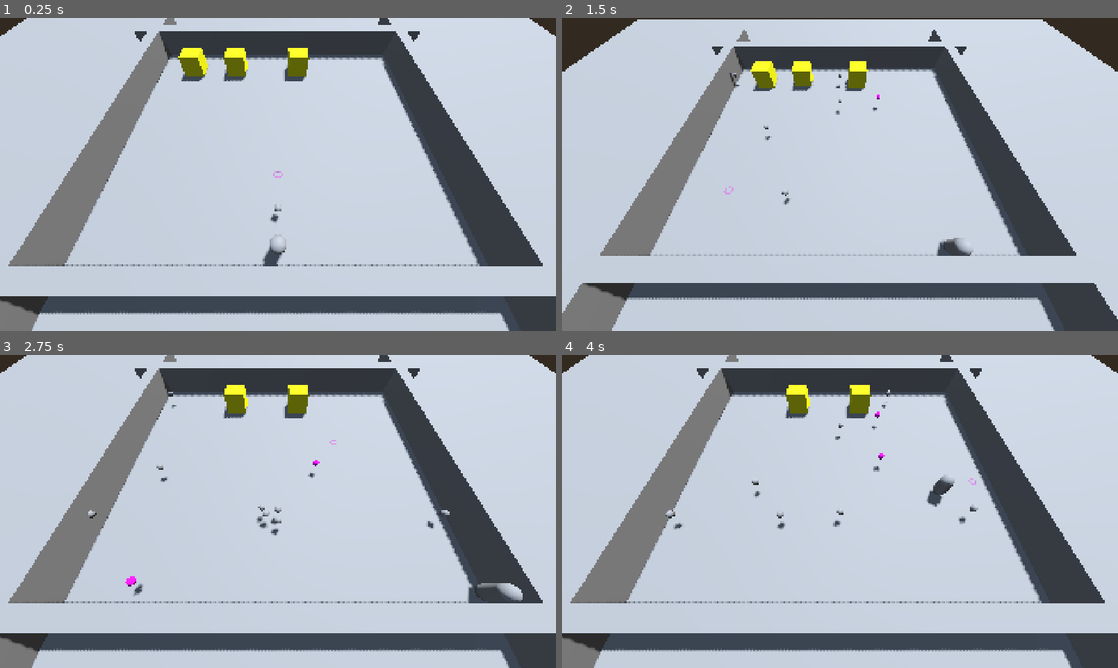
Above: before the commit, frames 1-4 (two rows, left to right).
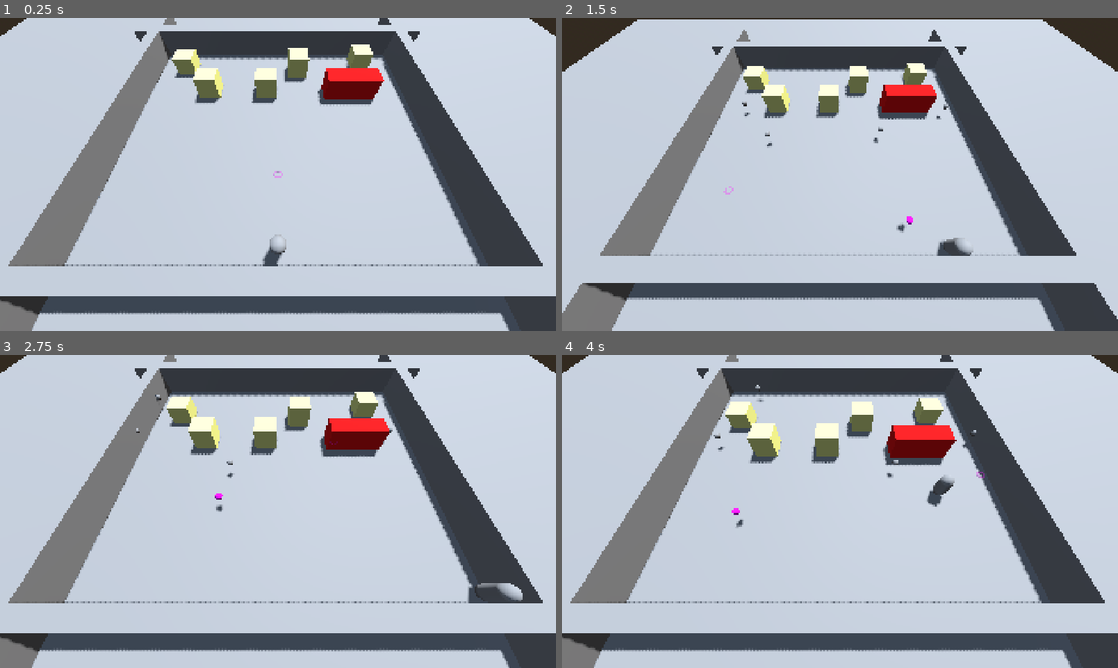
Above: after the commit, the same moments.

Repository: AndyDalaimo/godot_polymorphism_example
Game: Godot game, scene res://scenes/main.tscn
Two runs of this game, one before a commit and one after it. Both use one fixed random seed, a clock stepped at 60 frames per second and the inputs below.
Inputs (mouse positions are in pixels of both pictures, inside the frame that each line leads up to):
- Up to frame 1 (0.25 s): no input
- Up to frame 2 (1.5 s): tap Enter (ui_accept) at 0.5, 0.77 s; move the mouse to (962, 158) at 0.52 s; hold D (Right) 0.53-1.28 s; hold Space (Shoot) 0.53-1.28 s; click (962, 158) at 0.67 s; move the mouse to (728, 190) at 1.27 s; hold S (Down) from 1.28 s (still down); tap Mouse wheel down (CameraZoomDown) at 1.35 s; click (728, 190) at 1.42 s
- Up to frame 3 (2.75 s): tap Enter (ui_accept) at 1.52 s; tap Space (Shoot) at 1.55, 2.3 s; move the mouse to (333, 442) at 2.02 s; release S (Down) at 2.03 s; hold D (Right) from 2.03 s (still down); hold Mouse wheel up (CameraZoomUp) from 2.03 s (still down); click (333, 442) at 2.17 s
- Up to frame 4 (4 s): move the mouse to (812, 574) at 2.77 s; release D (Right) at 2.78 s; release Mouse wheel up (CameraZoomUp) at 2.78 s; hold W (Up) 2.78-3.53 s; tap Space (Shoot) at 2.85 s; click (812, 574) at 2.92 s; tap Enter (ui_accept) at 3.02, 3.77 s; move the mouse to (1006, 558) at 3.52 s; hold A (Left) from 3.53 s (still down); hold Space (Shoot) from 3.53 s (still down); click (1006, 558) at 3.67 s

The runs differ from the first frame. In frame 1, 3.8% of the frame differs, in the area x 30-70%, y 8-66%; in frame 2, 3.6%; in frame 3, 4.7%; in frame 4, 5.1%, in the area x 18-76%, y 9-56%.

Commit message:
Child Classes
Things done:
Created inherited Enemy and Special Ball

Things done;
Create more child classes of Special ball to show inheritance tree
Create other enemy types with overridden damage functions

Diff:
--- a/polymorphism-example/project.godot
+++ b/polymorphism-example/project.godot
@@ -12,7 +12,7 @@
 
 config/name="polymorphism_example"
 run/main_scene="uid://c0s3isv8f0jh2"
-config/features=PackedStringArray("4.6", "Mobile")
+config/features=PackedStringArray("4.7", "Mobile")
 config/icon="res://icon.svg"
 
 [display]
--- a/polymorphism-example/scenes/enemies/enemy/enemy.tscn
+++ b/polymorphism-example/scenes/enemies/enemy/enemy.tscn
@@ -2,32 +2,37 @@
 
 [ext_resource type="Script" uid="uid://k88insr8w1ba" path="res://src/enemy.gd" id="1_jlgdt"]
 
-[sub_resource type="BoxMesh" id="BoxMesh_1unhx"]
+[sub_resource type="PhysicsMaterial" id="PhysicsMaterial_jlgdt"]
+bounce = 1.0
+
+[sub_resource type="BoxShape3D" id="BoxShape3D_7ytu1"]
 size = Vector3(2, 2, 2)
 
-[sub_resource type="StandardMaterial3D" id="StandardMaterial3D_1unhx"]
-albedo_color = Color(1, 1, 0, 1)
+[sub_resource type="StandardMaterial3D" id="StandardMaterial3D_tbgi4"]
+albedo_color = Color(1, 1, 0.5764706, 1)
 
-[sub_resource type="PhysicsMaterial" id="PhysicsMaterial_1unhx"]
-bounce = 1.2
-
-[sub_resource type="BoxShape3D" id="BoxShape3D_7ytu1"]
-size = Vector3(1.9, 1.9, 1.9)
+[sub_resource type="BoxMesh" id="BoxMesh_7ytu1"]
+material = SubResource("StandardMaterial3D_tbgi4")
+size = Vector3(2, 2, 2)
 
 [sub_resource type="BoxShape3D" id="BoxShape3D_jlgdt"]
 size = Vector3(2.5, 2.5, 2.5)
 
-[node name="Enemy" type="MeshInstance3D" unique_id=195267312]
-mesh = SubResource("BoxMesh_1unhx")
-surface_material_override/0 = SubResource("StandardMaterial3D_1unhx")
+[node name="Enemy" type="RigidBody3D" unique_id=768984695]
+axis_lock_linear_y = true
+axis_lock_angular_x = true
+axis_lock_angular_y = true
+axis_lock_angular_z = true
+physics_material_override = SubResource("PhysicsMaterial_jlgdt")
+gravity_scale = 0.0
 script = ExtResource("1_jlgdt")
 
-[node name="StaticBody3D" type="StaticBody3D" parent="." unique_id=828340360]
-collision_layer = 17
-physics_material_override = SubResource("PhysicsMaterial_1unhx")
+[node name="CollisionShape3D" type="CollisionShape3D" parent="." unique_id=1028938486]
+shape = SubResource("BoxShape3D_7ytu1")
 
-[node name="CollisionShape3D" type="CollisionShape3D" parent="StaticBody3D" unique_id=1028938486]
-shape = SubResource("BoxShape3D_7ytu1")
+[node name="MeshInstance3D" type="MeshInstance3D" parent="." unique_id=1247479198]
+unique_name_in_owner = true
+mesh = SubResource("BoxMesh_7ytu1")
 
 [node name="EnemyCollision" type="Area3D" parent="." unique_id=1014296711]
 collision_layer = 16
--- /dev/null
+++ b/polymorphism-example/scenes/enemies/enemy_large.tscn
@@ -0,0 +1,28 @@
+[gd_scene format=3 uid="uid://t241ili22xu7"]
+
+[ext_resource type="PackedScene" uid="uid://bv6sckggd6l8p" path="res://scenes/enemies/enemy/enemy.tscn" id="1_kftyx"]
+
+[sub_resource type="BoxShape3D" id="BoxShape3D_kftyx"]
+size = Vector3(5, 2, 2)
+
+[sub_resource type="StandardMaterial3D" id="StandardMaterial3D_tlt5d"]
+albedo_color = Color(1, 0, 0, 1)
+
+[sub_resource type="BoxMesh" id="BoxMesh_rinfa"]
+material = SubResource("StandardMaterial3D_tlt5d")
+size = Vector3(5, 2, 2)
+
+[sub_resource type="BoxShape3D" id="BoxShape3D_rinfa"]
+size = Vector3(5, 2, 2)
+
+[node name="Enemy_Large" unique_id=768984695 instance=ExtResource("1_kftyx")]
+health = 50.0
+
+[node name="CollisionShape3D" parent="." index="0" unique_id=1028938486]
+shape = SubResource("BoxShape3D_kftyx")
+
+[node name="MeshInstance3D" parent="." index="1" unique_id=1247479198]
+mesh = SubResource("BoxMesh_rinfa")
+
+[node name="CollisionShape3D" parent="EnemyCollision" parent_id_path=PackedInt32Array(1014296711) index="0" unique_id=1477301108]
+shape = SubResource("BoxShape3D_rinfa")
--- a/polymorphism-example/scenes/main.tscn
+++ b/polymorphism-example/scenes/main.tscn
@@ -3,8 +3,9 @@
 [ext_resource type="PackedScene" uid="uid://c320r5qr1vffh" path="res://scenes/player/player.tscn" id="1_o5qli"]
 [ext_resource type="Script" uid="uid://dsbajg1xxa38p" path="res://scenes/player/camera_controller.gd" id="1_sugp2"]
 [ext_resource type="PackedScene" uid="uid://dpcvulalpx3fb" path="res://scenes/world_items/Balls/ball.tscn" id="2_0wfyh"]
-[ext_resource type="PackedScene" uid="uid://btb8jslpn81or" path="res://scenes/world_items/Balls/SpecialBalls/SpecialBall.tscn" id="4_jyhfs"]
+[ext_resource type="PackedScene" uid="uid://e8y2dmak84el" path="res://scenes/world_items/Balls/SpecialBalls/ball_special.tscn" id="4_tbgi4"]
 [ext_resource type="PackedScene" uid="uid://bv6sckggd6l8p" path="res://scenes/enemies/enemy/enemy.tscn" id="5_tbgi4"]
+[ext_resource type="PackedScene" uid="uid://t241ili22xu7" path="res://scenes/enemies/enemy_large.tscn" id="6_tefeu"]
 
 [sub_resource type="ProceduralSkyMaterial" id="ProceduralSkyMaterial_sgp6g"]
 
@@ -63,28 +64,12 @@
 
 [node name="Player" parent="." unique_id=1671653665 node_paths=PackedStringArray("balls", "camera", "reticle") instance=ExtResource("1_o5qli")]
 transform = Transform3D(1, 0, 0, 0, 1, 0, 0, 0, 1, 0, 1.1323128, 0)
-balls = [NodePath("../Ball"), NodePath("../Ball2"), NodePath("../Ball3"), NodePath("../Ball4"), NodePath("../SpecialBall"), NodePath("../Ball5"), NodePath("../Ball6"), NodePath("../Ball7"), NodePath("../Ball8"), NodePath("../SpecialBall2")]
-impulse_strength = 65.0
-autoshoot = true
+balls = [NodePath("../Ball"), NodePath("../Ball6"), NodePath("../Ball7"), NodePath("../Ball8"), NodePath("../SpecialBall")]
+impulse_strength = 55.0
 camera = NodePath("../Camera3D")
 reticle = NodePath("../Reticle")
 
 [node name="Ball" parent="." unique_id=833958440 instance=ExtResource("2_0wfyh")]
-transform = Transform3D(1, 0, 0, 0, 1, 0, 0, 0, 1, -1.1427083, 0.6106844, -5.015105)
-
-[node name="Ball2" parent="." unique_id=1318376226 instance=ExtResource("2_0wfyh")]
-transform = Transform3D(1, 0, 0, 0, 1, 0, 0, 0, 1, 0.28664076, 0.6106844, -5.015105)
-
-[node name="Ball3" parent="." unique_id=646733232 instance=ExtResource("2_0wfyh")]
-transform = Transform3D(1, 0, 0, 0, 1, 0, 0, 0, 1, 1.6473097, 0.6106844, -5.015105)
-
-[node name="Ball4" parent="." unique_id=1604018711 instance=ExtResource("2_0wfyh")]
-transform = Transform3D(1, 0, 0, 0, 1, 0, 0, 0, 1, 3.0914283, 0.6106844, -5.015105)
-
-[node name="SpecialBall" parent="." unique_id=1924182761 instance=ExtResource("4_jyhfs")]
-transform = Transform3D(1, 0, 0, 0, 0.8031711, 0.59574836, 0, -0.59574836, 0.8031711, -2.9820685, 0.25, -4.2131824)
-
-[node name="Ball5" parent="." unique_id=1554451462 instance=ExtResource("2_0wfyh")]
 transform = Transform3D(1, 0, 0, 0, 1, 0, 0, 0, 1, -1.1427083, 0.6106844, -5.015105)
 
 [node name="Ball6" parent="." unique_id=116461628 instance=ExtResource("2_0wfyh")]
@@ -96,8 +81,9 @@
 [node name="Ball8" parent="." unique_id=461675338 instance=ExtResource("2_0wfyh")]
 transform = Transform3D(1, 0, 0, 0, 1, 0, 0, 0, 1, 3.0914283, 0.6106844, -5.015105)
 
-[node name="SpecialBall2" parent="." unique_id=970682213 instance=ExtResource("4_jyhfs")]
-transform = Transform3D(1, 0, 0, 0, 0.8031711, 0.59574836, 0, -0.59574836, 0.8031711, -2.9820685, 0.25, -4.2131824)
+[node name="SpecialBall" parent="." unique_id=827581789 instance=ExtResource("4_tbgi4")]
+transform = Transform3D(1, 0, 0, 0, 1, 0, 0, 0, 1, -2.4610343, 0, -5.4358335)
+damage_type = 1
 
 [node name="LevelBounds_0" type="MeshInstance3D" parent="." unique_id=11236957]
 transform = Transform3D(31.836, 0, 0, 0, 2.875, 0, 0, 0, 1.205, -0.09799576, 1.0298386, 1.6695988)
@@ -144,11 +130,20 @@
 mesh = SubResource("TorusMesh_sugp2")
 surface_material_override/0 = SubResource("StandardMaterial3D_jyhfs")
 
-[node name="Enemy" parent="." unique_id=161293638 instance=ExtResource("5_tbgi4")]
-transform = Transform3D(1, 0, 0, 0, 1, 0, 0, 0, 1, -9.180298, 0.9176421, -18.551208)
+[node name="Enemy" parent="." unique_id=195267312 instance=ExtResource("5_tbgi4")]
+transform = Transform3D(1, 0, 0, 0, 1, 0, 0, 0, 1, 9.335858, 0.45302963, -20.157515)
 
-[node name="Enemy2" parent="." unique_id=1677771705 instance=ExtResource("5_tbgi4")]
-transform = Transform3D(1, 0, 0, 0, 1, 0, 0, 0, 1, -4.539257, 0.9176431, -18.600569)
+[node name="Enemy2" parent="." unique_id=558635664 instance=ExtResource("5_tbgi4")]
+transform = Transform3D(1, 0, 0, 0, 1, 0, 0, 0, 1, -10.110918, 0.5879717, -19.132208)
 
 [node name="Enemy3" parent="." unique_id=707012871 instance=ExtResource("5_tbgi4")]
 transform = Transform3D(1, 0, 0, 0, 1, 0, 0, 0, 1, 2.1434767, 0.9176421, -18.544086)
+
+[node name="Enemy4" parent="." unique_id=259458349 instance=ExtResource("5_tbgi4")]
+transform = Transform3D(1, 0, 0, 0, 1, 0, 0, 0, 1, -1.1543999, 0.9176421, -15.202152)
+
+[node name="Enemy5" parent="." unique_id=215730728 instance=ExtResource("5_tbgi4")]
+transform = Transform3D(1, 0, 0, 0, 1, 0, 0, 0, 1, -6.8990097, 0.9176421, -15.202152)
+
+[node name="Enemy_Large" parent="." unique_id=768984695 instance=ExtResource("6_tefeu")]
+transform = Transform3D(1, 0, 0, 0, 1, 0, 0, 0, 1, 7.17578, 1, -15.049908)
--- a/polymorphism-example/scenes/player/player.tscn
+++ b/polymorphism-example/scenes/player/player.tscn
@@ -5,6 +5,7 @@
 [sub_resource type="CapsuleShape3D" id="CapsuleShape3D_rm7t1"]
 
 [sub_resource type="CapsuleShape3D" id="CapsuleShape3D_8afob"]
+radius = 0.7
 
 [sub_resource type="CapsuleMesh" id="CapsuleMesh_rm7t1"]
 
--- a/polymorphism-example/scenes/world_items/Balls/SpecialBalls/SpecialBall.tscn
+++ /dev/null
@@ -1,27 +0,0 @@
-[gd_scene format=3 uid="uid://btb8jslpn81or"]
-
-[ext_resource type="Script" uid="uid://caahngwfgal7e" path="res://src/special_ball.gd" id="1_b32a3"]
-
-[sub_resource type="SphereShape3D" id="SphereShape3D_b32a3"]
-radius = 0.25
-
-[sub_resource type="SphereMesh" id="SphereMesh_wwo7f"]
-radius = 0.25
-height = 0.5
-
-[sub_resource type="StandardMaterial3D" id="StandardMaterial3D_b32a3"]
-albedo_color = Color(1, 0, 1, 1)
-
-[node name="SpecialBall" type="RigidBody3D" unique_id=1924182761]
-collision_layer = 4
-axis_lock_linear_y = true
-gravity_scale = 0.0
-script = ExtResource("1_b32a3")
-metadata/_custom_type_script = "uid://dlegkiqahfmxc"
-
-[node name="CollisionShape3D" type="CollisionShape3D" parent="." unique_id=1468798773]
-shape = SubResource("SphereShape3D_b32a3")
-
-[node name="MeshInstance3D" type="MeshInstance3D" parent="." unique_id=2097312218]
-mesh = SubResource("SphereMesh_wwo7f")
-surface_material_override/0 = SubResource("StandardMaterial3D_b32a3")
--- /dev/null
+++ b/polymorphism-example/scenes/world_items/Balls/SpecialBalls/ball_special.tscn
@@ -0,0 +1,15 @@
+[gd_scene format=3 uid="uid://e8y2dmak84el"]
+
+[ext_resource type="PackedScene" uid="uid://dpcvulalpx3fb" path="res://scenes/world_items/Balls/ball.tscn" id="1_rpbf5"]
+[ext_resource type="Script" uid="uid://caahngwfgal7e" path="res://src/special_ball.gd" id="2_ikdw6"]
+
+[sub_resource type="StandardMaterial3D" id="StandardMaterial3D_fof11"]
+albedo_color = Color(1, 0, 1, 1)
+
+[node name="SpecialBall" unique_id=833958440 instance=ExtResource("1_rpbf5")]
+script = ExtResource("2_ikdw6")
+damage_type = 0
+damage = 5.0
+
+[node name="MeshInstance3D" parent="." index="1" unique_id=2003858166]
+surface_material_override/0 = SubResource("StandardMaterial3D_fof11")
--- a/polymorphism-example/src/ball.gd
+++ b/polymorphism-example/src/ball.gd
@@ -3,16 +3,10 @@
 
 signal reset_ball(index: int)
 
-enum BALL_TYPE {DEFAULT, TYPE1, TYPE2}
-
-@export var ball_type: BALL_TYPE
 @export var damage: float = 2.5
 
 var can_shoot: bool = true
 var inventory_index: int = 0
-
-func _init_ball(_type: BALL_TYPE) -> void:
-	pass
 
 # Called when the node enters the scene tree for the first time.
 func _ready() -> void:
@@ -34,10 +28,6 @@
 	apply_central_impulse(impulse)
 	_secondary_shoot()
 
-## Secondary action that child classes will override for Special secondary actions
-func _secondary_shoot() -> void:
-	pass
-
 func _reset(loc: Vector3) -> void:
 	visible = false
 	set_can_shoot(true)
@@ -49,3 +39,7 @@
 
 func set_can_shoot(value: bool) -> void:
 	can_shoot = value
+
+## virtual function to be overridden in child classes
+func _secondary_shoot() -> void:
+	pass
--- a/polymorphism-example/src/enemy.gd
+++ b/polymorphism-example/src/enemy.gd
@@ -1,9 +1,11 @@
 class_name Enemy
-extends MeshInstance3D
+extends RigidBody3D
 
 @export var health: float = 25.0
 
 @onready var enemy_collision: Area3D = $EnemyCollision
+@onready var mesh: MeshInstance3D = %MeshInstance3D
+
 
 # Called when the node enters the scene tree for the first time.
 func _ready() -> void:
@@ -12,13 +14,16 @@
 
 # Called every frame. 'delta' is the elapsed time since the previous frame.
 func _process(_delta: float) -> void:
+	linear_velocity.z = 0.8
 	pass
-
 
 func _on_enemy_collision_body_entered(body: Node3D) -> void:
 	if body is Ball:
 		print("DO DAMAGE")
 		_damage(body.damage)
+	if body is SpecialBall:
+		print("This is a Special Ball doing damage")
+		body.on_deal_damage(self)
 
 func _damage(value: float) -> void:
 	health -= value
--- a/polymorphism-example/src/player.gd
+++ b/polymorphism-example/src/player.gd
@@ -27,22 +27,6 @@
 
 func _input(_event: InputEvent) -> void:
 	pass
-	#if event.is_action_pressed("Shoot"):
-		#shoot_ball()
-		#if balls[current_ball_index].get_can_shoot():
-			#balls[current_ball_index].set_can_shoot(false)
-			#balls[current_ball_index]._shoot(self.global_position, Vector2(reticle.position.x, reticle.position.z), impulse_strength)
-			#current_ball_index = current_ball_index + 1
-			#if current_ball_index >= balls.size():
-				#current_ball_index = 0
-			#print("curr ball ", current_ball_index)
-	#if event is InputEventMouseButton and event.pressed and event.button_index == 1:
-		#var from = camera.project_ray_origin(event.position)
-		#var to = from + camera.project_ray_normal(event.position) * RAY_LENGTH
-		#var query = PhysicsRayQueryParameters3D.create(from, to)
-		#query.collide_with_areas = true
-		#var result = get_world_3d().direct_space_state.intersect_ray(query)
-		#reticle.position = result["position"]
 
 func _physics_process(_delta: float) -> void:
 	## Add the gravity.
@@ -103,7 +87,6 @@
 			break
 
 func _reset_ball(index: int) -> void:
-	#balls[index]._reset(self.global_position)
 	balls[index]._reset(ball_spawn_loc.global_position)
 	balls[index].set_can_shoot(true)
 	current_ball_index = index
--- a/polymorphism-example/src/special_ball.gd
+++ b/polymorphism-example/src/special_ball.gd
@@ -1,15 +1,41 @@
 class_name SpecialBall
 extends Ball
 
+enum DAMAGE_TYPE{NONE, POISON, BLEED, LIGHTNING}
+
+@export var damage_type: DAMAGE_TYPE
 
 # Called when the node enters the scene tree for the first time.
 func _ready() -> void:
 	pass # Replace with function body.
 
-
 # Called every frame. 'delta' is the elapsed time since the previous frame.
 #func _process(delta: float) -> void:
 	#pass
 
+## Overridden function from parent class
 func _secondary_shoot() -> void:
+	print("This is the secondary action for a 'Special Ball'")
 	pass
+
+## -------------------------------------------------------------------
+## Secondary actions to be overridden by child classes (Special Balls)
+## -------------------------------------------------------------------
+
+## Secondary action before the ball is reset back to Player position
+func on_reset_action() -> bool:
+	return true
+
+## Secondary action after a special ball has dealt base damage to Enemy
+func on_deal_damage(enemy: Enemy) -> void:
+	match (damage_type):
+		DAMAGE_TYPE.POISON:
+			var material = StandardMaterial3D.new()
+			material.albedo_color = Color(0.253, 0.05, 0.182, 1.0)
+			if !enemy.mesh.get_surface_override_material(0):
+				enemy.mesh.set_surface_override_material(0, material)
+			pass
+		DAMAGE_TYPE.BLEED:
+			pass
+		DAMAGE_TYPE.LIGHTNING:
+			pass
